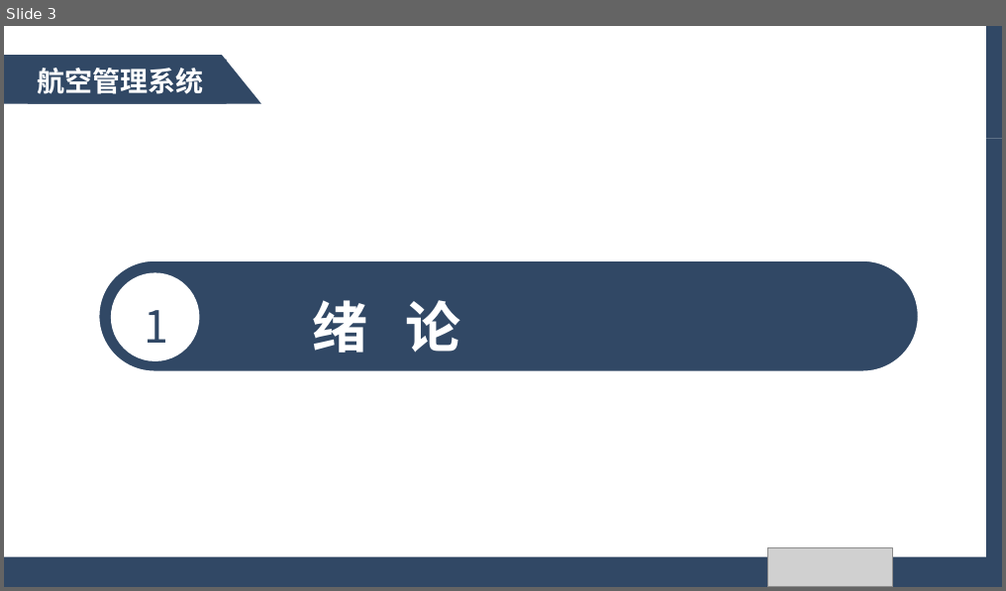
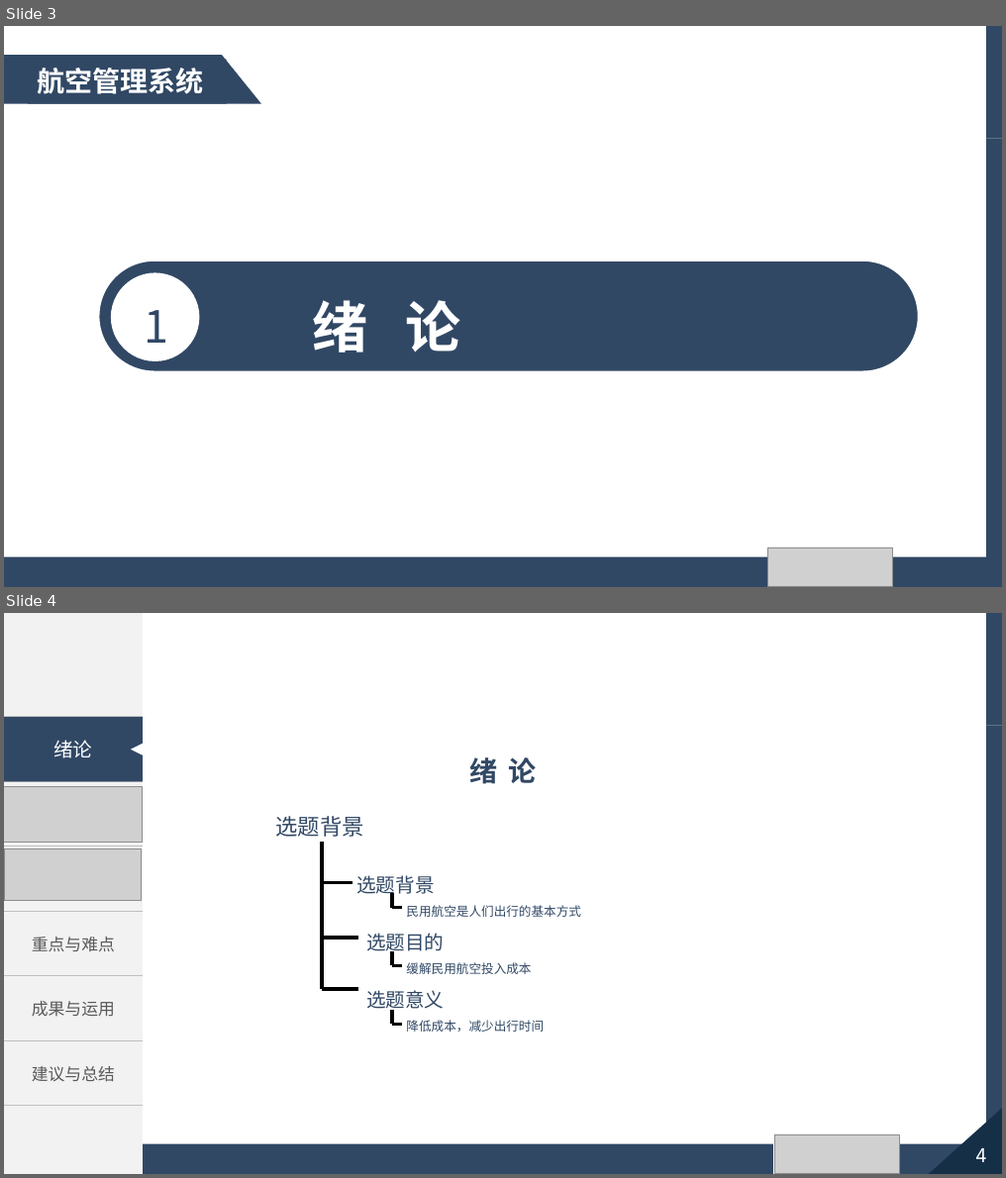
Before and after one commit to cx29/JavaWebSpace, a slide deck: demo/resources/报告/毕业论文答辩.pptx. Shown one above the other, each under a label of ours: slide 3 before the commit, slides 3 and 4 after it. The pictures are 1006x591 and 1006x1178 pixels, drawn with LibreOffice and Linux fonts; fonts in the diff are those of the drawing; grey boxes stand for pictures. Boxes give left, top, right and bottom in pixels: in the first picture for what was removed or moved away, otherwise in the second. Text is boxed around its words. In the diff, an @@ line names an element or a change of style, - is before the commit and + after.

```diff
--- a/demo/resources/报告/毕业论文答辩.pptx
+++ b/demo/resources/报告/毕业论文答辩.pptx
@@ slide 4 added at bbox=[4, 613, 1002, 1174], background #FFFFFF; not listed: 4 template elements that a slide beside it also shows @@
@@ rectangle added at bbox=[4, 613, 143, 1173], fill #F2F2F2 @@
@@ table added at bbox=[4, 717, 143, 1106], 6 rows, 1 columns @@
+
+意义与内容
+思路与方法
+重点与难点
+成果与运用
+建议与总结
@@ rectangle added at bbox=[4, 717, 143, 781], fill #314865, 14 pt, text #FFFFFF @@
+绪论
@@ triangle added at bbox=[131, 744, 143, 756], fill #FFFFFF @@
@@ title added at bbox=[470, 758, 536, 784], 20 pt, text #314865, bold @@
+绪 论
@@ picture added at bbox=[4, 786, 142, 842] @@
@@ text added at bbox=[276, 816, 364, 837], 16 pt, text #314865 @@
+选题背景
@@ picture added at bbox=[4, 850, 142, 901] @@
@@ text added at bbox=[356, 875, 581, 1032], 9 pt, text #314865 @@
+选题背景
+民用航空是人们出行的基本方式
+选题目的
+缓解民用航空投入成本
+选题意义
+降低成本，减少出行时间
@@ line added from (392, 893) to (392, 907), #000000 2.25 pt @@
@@ line added from (392, 907) to (402, 907), #000000 2.25 pt @@
@@ group added at bbox=[322, 842, 359, 989]: 6 lines @@
@@ line added from (392, 953) to (392, 966), #000000 2.25 pt @@
@@ line added from (392, 966) to (402, 966), #000000 2.25 pt @@
@@ line added from (392, 1010) to (392, 1024), #000000 2.25 pt @@
@@ line added from (392, 1024) to (402, 1024), #000000 2.25 pt @@
@@ right triangle added at bbox=[927, 1106, 1002, 1174], fill #152F47 @@
@@ picture added at bbox=[774, 1135, 899, 1173] @@
@@ page number added at bbox=[936, 1134, 1002, 1174], 14 pt, text #FFFFFF @@
+4
```
Also in this commit, not shown: 8 slides changed, 3 other slides added, 29 slides removed.
